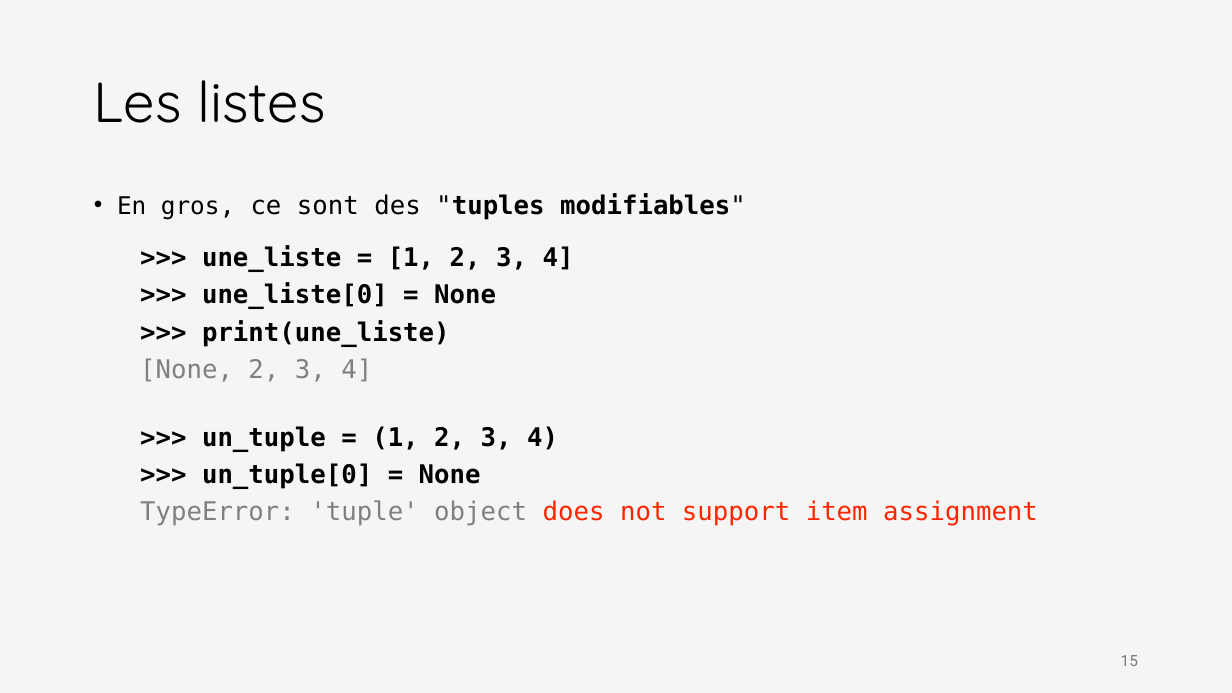
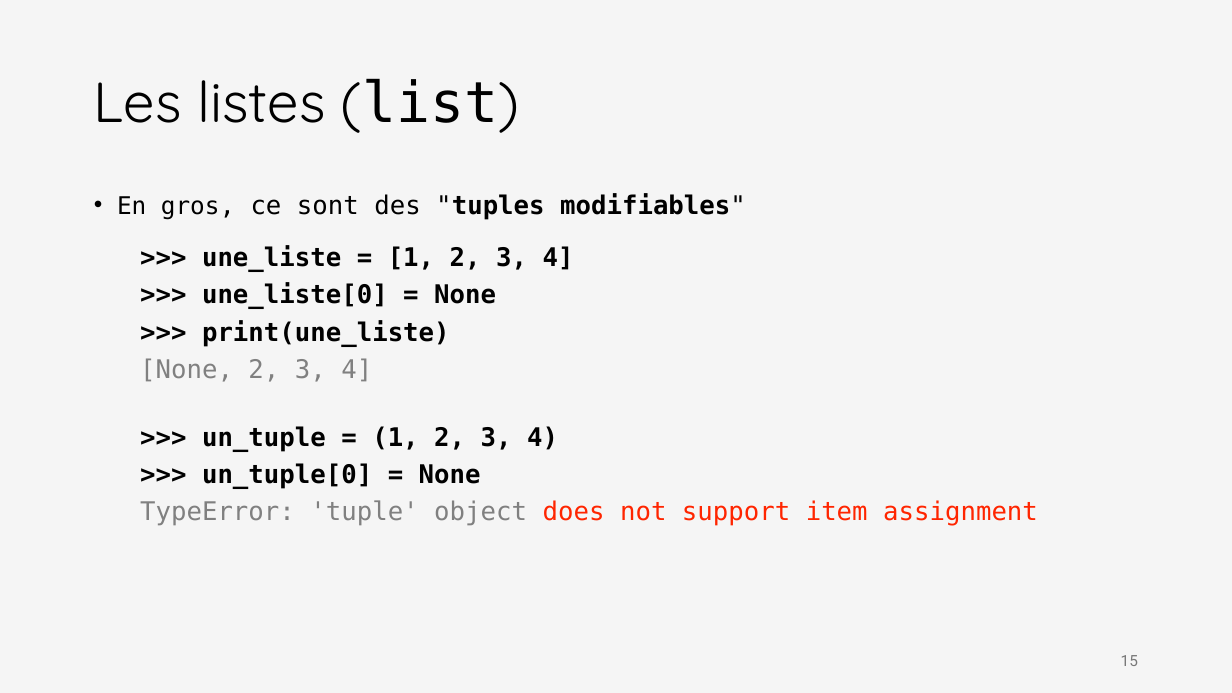
Before and after one commit to iannickgagnon/sagedays_iannick_2026, a slide deck: slide 15 of python_1/presentation_python_1.pptx. Drawn at 1232x693 pixels with LibreOffice and Linux fonts; fonts in the diff are those of the drawing. Boxes give left, top, right and bottom in pixels: in the first picture for what was removed or moved away, otherwise in the second. Text is boxed around its words. In the diff, an @@ line names an element or a change of style, - is before the commit and + after.

```diff
--- a/python_1/presentation_python_1.pptx
+++ b/python_1/presentation_python_1.pptx
@@ title at (94, 78, 520, 133): text changed @@
-Les listes
+Les listes (list)
```
Also in this commit, not shown: 1 other slide changed, 1 slide added.
